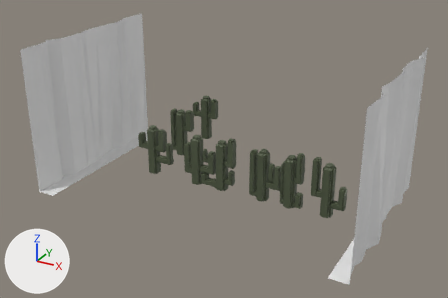
The Blender file Assets/Models/Obstacles.blend as it was, and as the next commit left it.
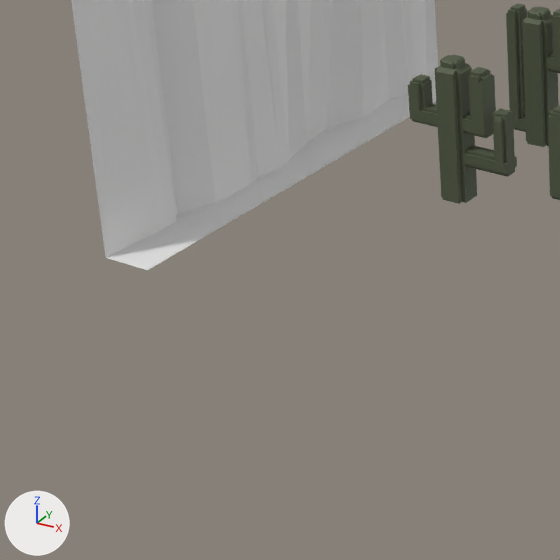
There are two pictures of each version: one whole from a camera (50 mm lens) standing at (22.56, -31.26, 18.43) and looking at (5.39, -0.04, 2.83), one close up on the part from 1% to 42% of the width and 36% to 97% of the height. The axes (+X, +Y, +Z) are drawn at lower left. The lights are the same throughout.

Objects in the first close-up: 'Cactus', 'Cactus 2', 'Cactus.001', 'Wall'.
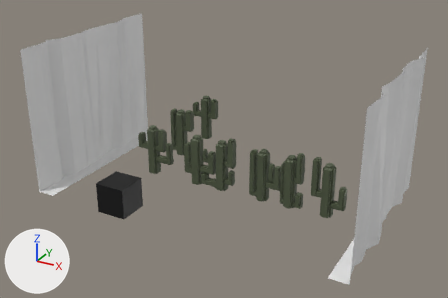
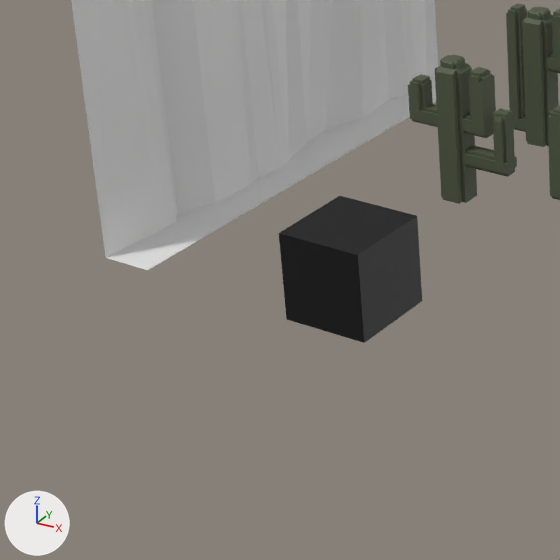
Location of each change, [x1, y1, x2, y2] in pixels of the close-ups (560 x 560 px):
'Bird', added (black): after [279, 196, 422, 343]

The change in detail:
Material 'Bird' (mat_bird) is new.
Its base color is (0.0, 0.0, 0.0) (black #000000).
Mesh me_bird is new.
It is a box spanning x -1.0..1.0, y -1.0..1.0, z -1.0..1.0.
It uses material mat_bird (black #000000).
Object 'Bird' (ob_bird) is new; it shows me_bird.
Its location is (0.0, -3.9, 0.0).
